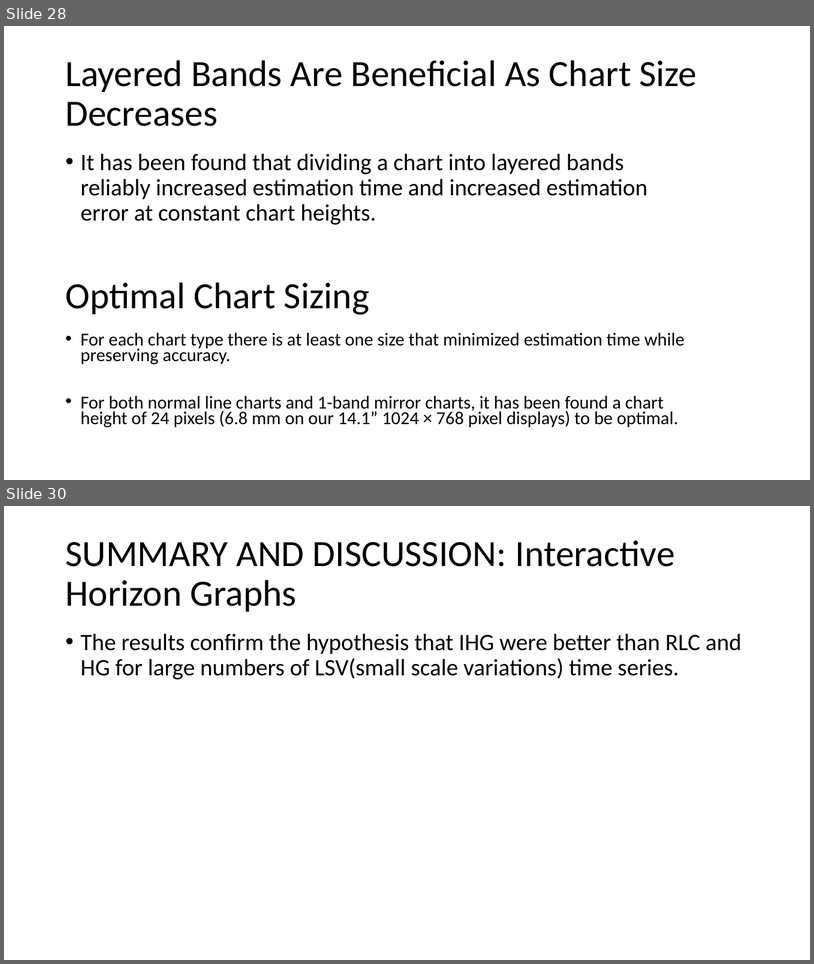
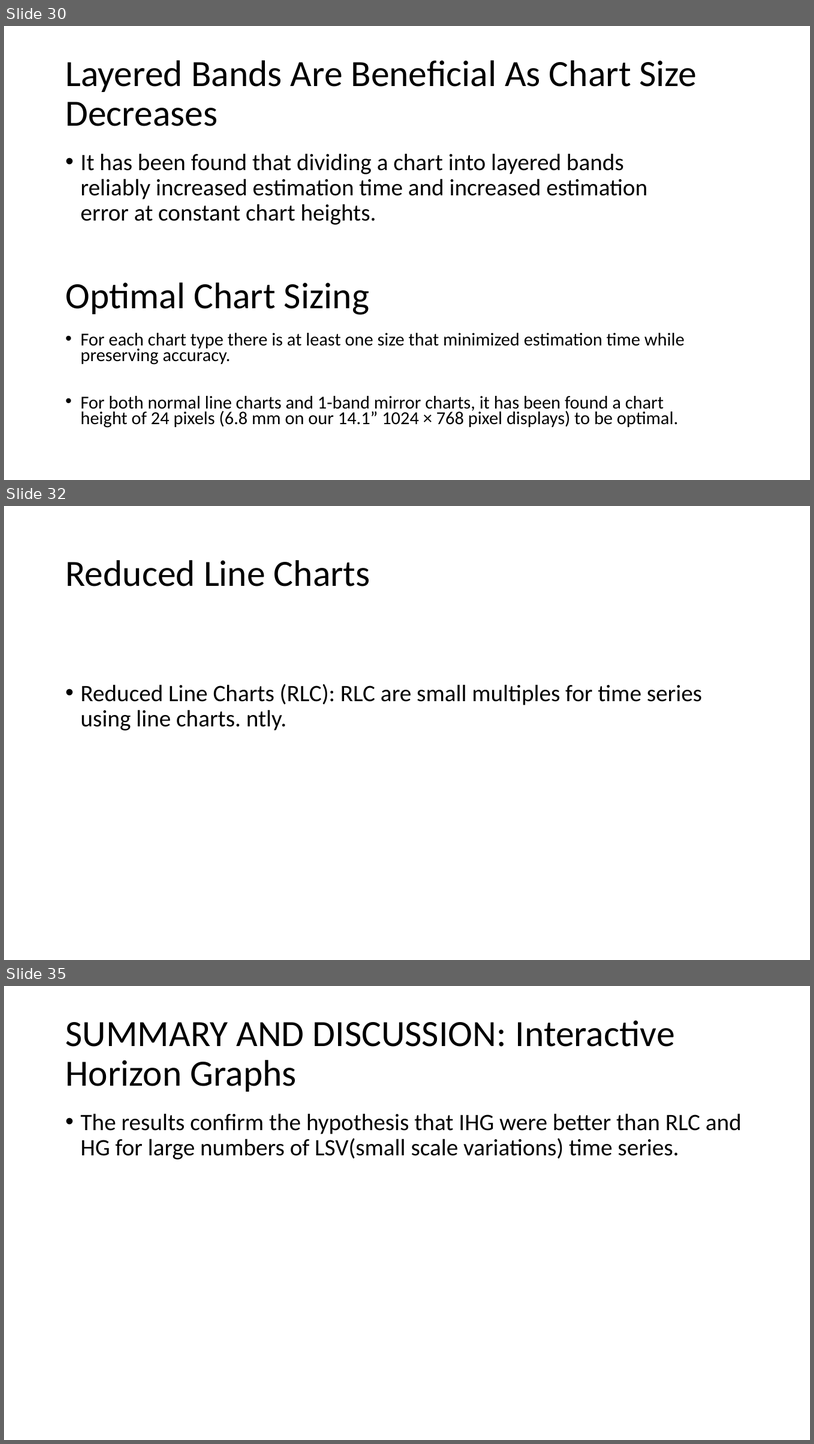
Before and after one commit to Amr0Salah/Data-Visualization, a slide deck: Slides/Task1.pptx. Shown one above the other, each under a label of ours: slides 28 and 30 before the commit, slides 30, 32 and 35 after it; the slides between them are not shown. The pictures are 814x964 and 814x1444 pixels, drawn with LibreOffice and Linux fonts; fonts in the diff are those of the drawing. Boxes give left, top, right and bottom in pixels: in the first picture for what was removed or moved away, otherwise in the second. Text is boxed around its words. In the diff, an @@ line names an element or a change of style, - is before the commit and + after.

```diff
--- a/Slides/Task1.pptx
+++ b/Slides/Task1.pptx
@@ slide 32 added at (4, 506, 810, 960), background #FFFFFF @@
@@ title added at (65, 560, 371, 586), 44 pt, text #000000 @@
+Reduced Line Charts
@@ text added at (81, 684, 702, 730), 28 pt, text #000000 @@
+• Reduced Line Charts (RLC): RLC are small multiples for time series using line charts. ntly.
@@ what was slide 28 is now slide 30 @@
@@ what was slide 30 is now slide 35 @@
```
Also in this commit, not shown: 5 slides changed, 5 other slides added, 1 slide removed, 5 other files.
